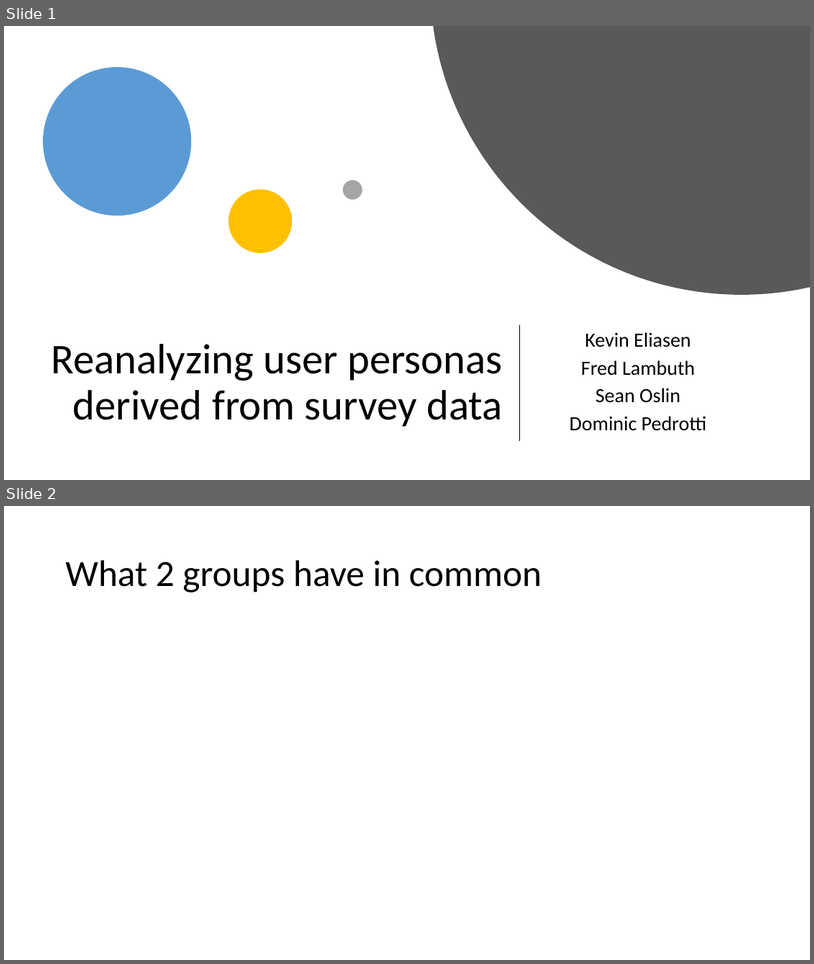
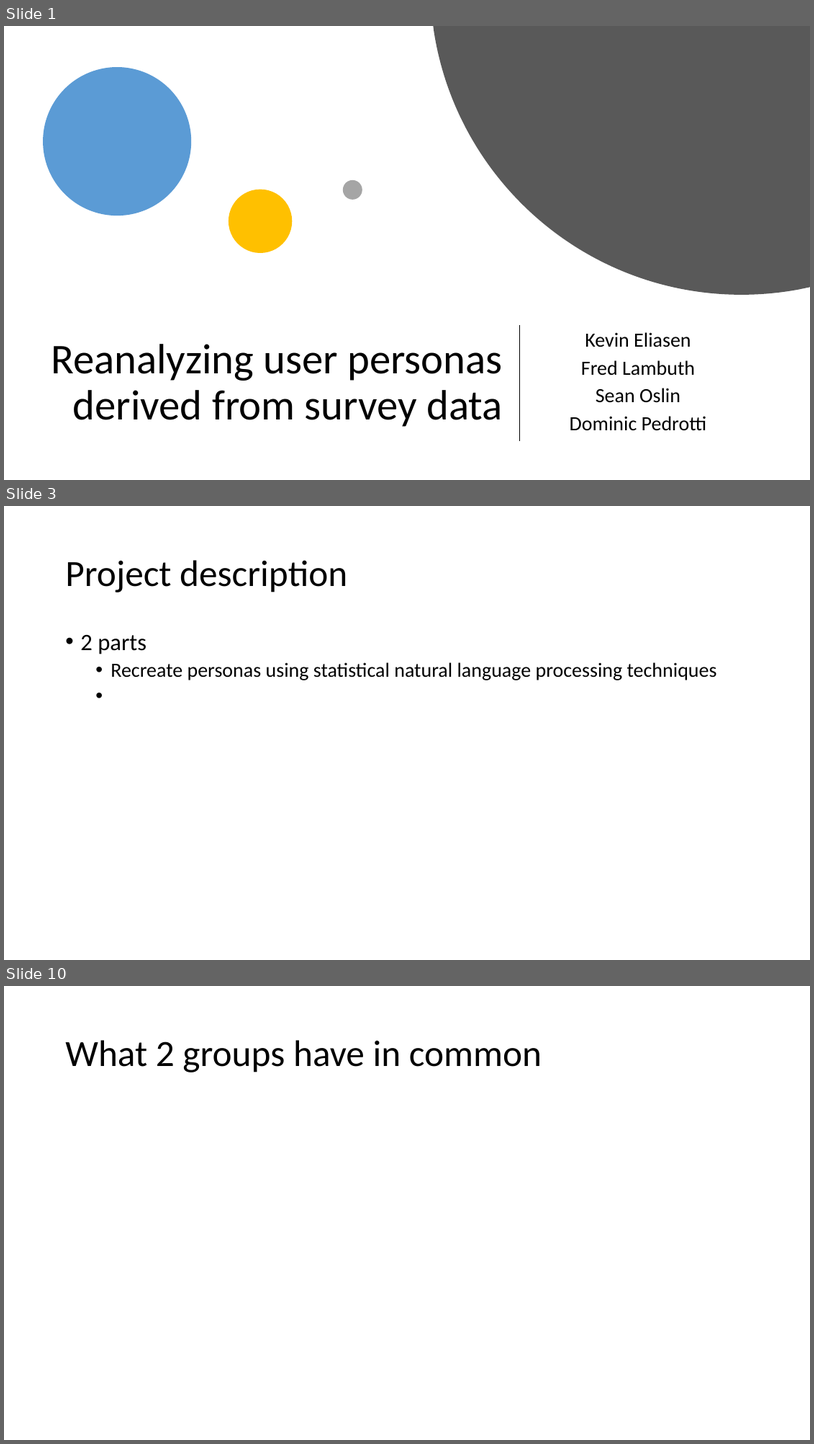
Before and after one commit to PersonaPredicta/Survey_Says..., a slide deck: New_personas.pptx. Shown one above the other, each under a label of ours: slides 1 and 2 before the commit, slides 1, 3 and 10 after it; the slides between them are not shown. The pictures are 814x964 and 814x1444 pixels, drawn with LibreOffice and Linux fonts; fonts in the diff are those of the drawing. Boxes give left, top, right and bottom in pixels: in the first picture for what was removed or moved away, otherwise in the second. Text is boxed around its words. In the diff, an @@ line names an element or a change of style, - is before the commit and + after.

```diff
--- a/New_personas.pptx
+++ b/New_personas.pptx
@@ slide 3 added at box(4, 506, 810, 960), background #FFFFFF @@
@@ title added at box(65, 560, 347, 592), 44 pt, text #000000 @@
+Project description
@@ text added at box(80, 634, 718, 680), 24 pt, text #000000 @@
+• 2 parts
+  • Recreate personas using statistical natural language processing techniques
@@ what was slide 2 is now slide 10 @@
```
Also in this commit, not shown: 1 slide changed, 10 other slides added.
